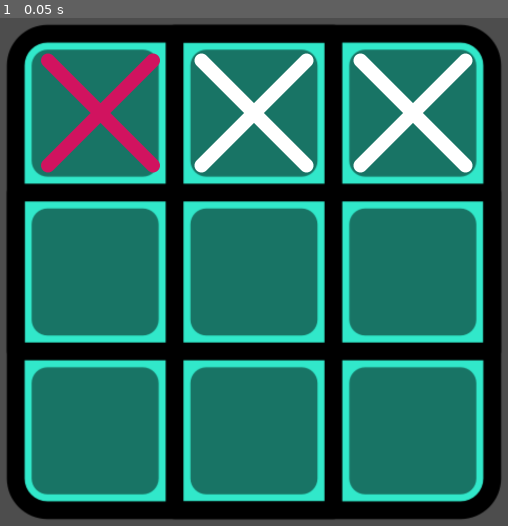
Above: before the commit, frame 1.
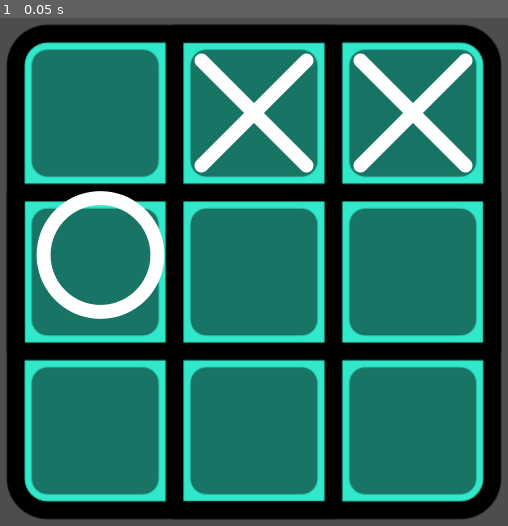
Above: after the commit, the same moment.

Repository: Blxee/iternal-tictactoe
Game: Godot game, scene res://scenes/game_scene.tscn
The game is run twice, just before and just after one commit, with the same random seed, the same clock (stepped at 60 frames per second) and the same inputs.
Inputs:
- Up to frame 1 (0.05 s): no input

The runs differ from the first frame. In frame 1, 3.7% of the frame differs, in the area x 7-33%, y 6-60%.

Commit message:
Added: square scene with a tool script

Diff:
--- a/scenes/game_scene.tscn
+++ b/scenes/game_scene.tscn
@@ -1,8 +1,10 @@
-[gd_scene load_steps=4 format=3 uid="uid://c0jgunbwndq1l"]
+[gd_scene load_steps=6 format=3 uid="uid://c0jgunbwndq1l"]
 
 [ext_resource type="Texture2D" uid="uid://cfdef4b5pfqja" path="res://assets/images/tictac_board.svg" id="1_dvuco"]
+[ext_resource type="Script" path="res://scripts/game_scene.gd" id="1_jdaub"]
 [ext_resource type="Texture2D" uid="uid://bt8yq1puaq7q" path="res://assets/images/tictac_x.svg" id="2_381i8"]
 [ext_resource type="PackedScene" uid="uid://d0wkvesmmgfam" path="res://scenes/square.tscn" id="2_limhx"]
+[ext_resource type="Texture2D" uid="uid://b5ew17x1k0c08" path="res://assets/images/tictac_o.svg" id="5_82mvq"]
 
 [node name="GameScene" type="Control"]
 layout_mode = 3
@@ -11,6 +13,7 @@
 anchor_bottom = 1.0
 grow_horizontal = 2
 grow_vertical = 2
+script = ExtResource("1_jdaub")
 
 [node name="AspectRatioContainer" type="AspectRatioContainer" parent="."]
 layout_mode = 1
@@ -54,3 +57,11 @@
 texture = ExtResource("2_381i8")
 expand_mode = 1
 stretch_mode = 5
+
+[node name="Square2" parent="AspectRatioContainer/MarginContainer/GridContainer" instance=ExtResource("2_limhx")]
+layout_mode = 2
+icon = ExtResource("5_82mvq")
+mark = 2
+
+[node name="Square3" parent="AspectRatioContainer/MarginContainer/GridContainer" instance=ExtResource("2_limhx")]
+layout_mode = 2
--- a/scenes/square.tscn
+++ b/scenes/square.tscn
@@ -1,6 +1,5 @@
-[gd_scene load_steps=7 format=3 uid="uid://d0wkvesmmgfam"]
+[gd_scene load_steps=6 format=3 uid="uid://d0wkvesmmgfam"]
 
-[ext_resource type="Texture2D" uid="uid://b5ew17x1k0c08" path="res://assets/images/tictac_o.svg" id="1_3n3go"]
 [ext_resource type="Script" path="res://scripts/square.gd" id="2_y1wc1"]
 
 [sub_resource type="StyleBoxEmpty" id="StyleBoxEmpty_gl3sl"]
@@ -12,14 +11,12 @@
 [sub_resource type="StyleBoxEmpty" id="StyleBoxEmpty_4fhpe"]
 
 [node name="Square" type="Button"]
-modulate = Color(0.82, 0.0738, 0.37228, 1)
 custom_minimum_size = Vector2(280, 280)
 size_flags_horizontal = 6
 theme_override_styles/normal = SubResource("StyleBoxEmpty_gl3sl")
 theme_override_styles/hover = SubResource("StyleBoxEmpty_ukxsf")
 theme_override_styles/disabled = SubResource("StyleBoxEmpty_h86v3")
 theme_override_styles/focus = SubResource("StyleBoxEmpty_4fhpe")
-icon = ExtResource("1_3n3go")
 expand_icon = true
 script = ExtResource("2_y1wc1")
 
--- /dev/null
+++ b/scripts/game_scene.gd
@@ -0,0 +1 @@
+extends Control
--- a/scripts/square.gd
+++ b/scripts/square.gd
@@ -1,16 +1,28 @@
 @tool
+class_name Square
 extends Button
 
-signal mark_pressed(index: int)
+signal mark_pressed(spuare: Square, index: int)
 
+@export_enum('NONE', 'X', 'O') var mark: int = Mark.NONE:
+	set(value):
+		match value:
+			Mark.X: icon = x_texture
+			Mark.O: icon = o_texture
+			Mark.NONE: icon = null
+		mark = value
 
+@export_group('Textures')
 @export var x_texture: Texture = preload('res://assets/images/tictac_x.svg')
 @export var o_texture: Texture = preload('res://assets/images/tictac_o.svg')
 
+enum Mark { NONE, X, O }
 
-func _ready() -> void:
-	icon = x_texture
+
+func is_marked() -> bool:
+	return mark != Mark.NONE
 
 
 func _on_pressed() -> void:
-	mark_pressed.emit(0)
+	var index: int = get_parent().get_children().find(self)
+	mark_pressed.emit(self, index)
